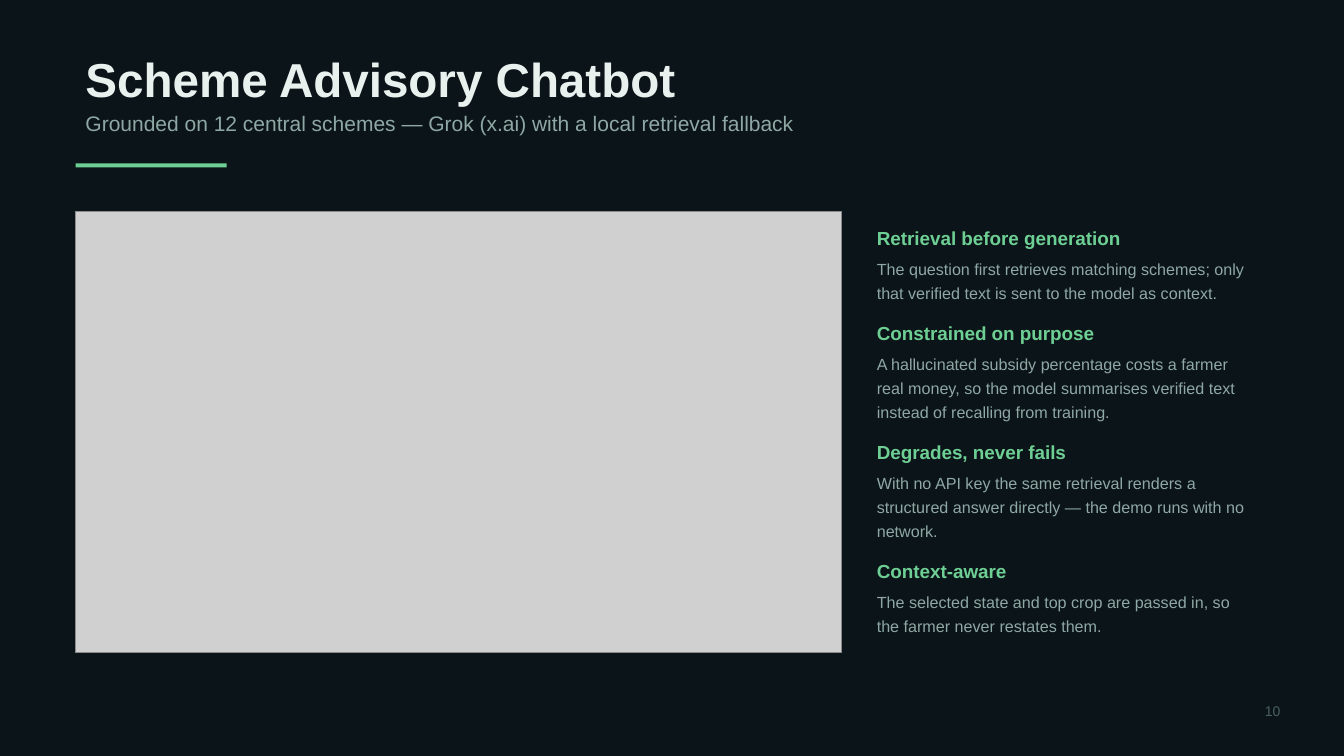
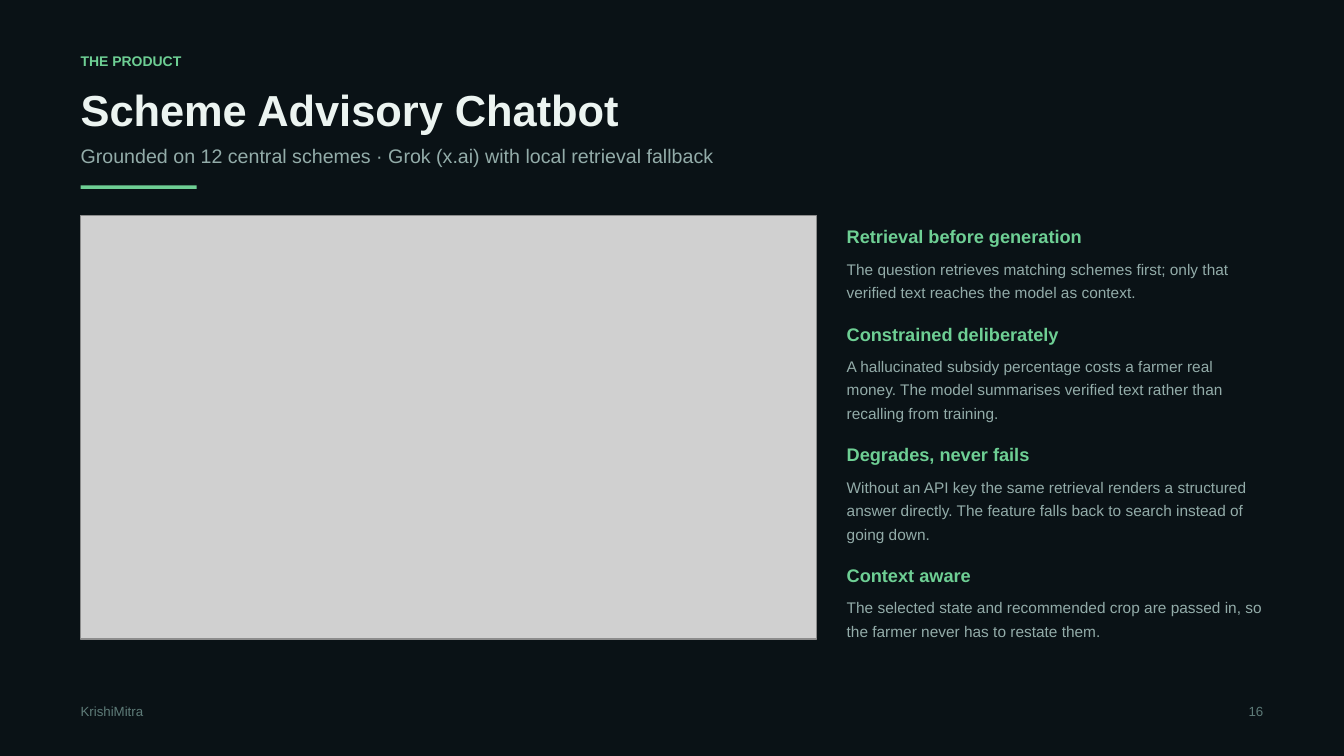
Before and after one commit to RatnamOjha/cerealia, a slide deck: slide 17 of docs/KrishiMitra_Project_Review.pptx (slide 11 before the commit). Drawn at 1344x756 pixels with LibreOffice and Linux fonts; fonts in the diff are those of the drawing; grey boxes stand for pictures. Boxes give left, top, right and bottom in pixels: in the first picture for what was removed or moved away, otherwise in the second. Text is boxed around its words. In the diff, an @@ line names an element or a change of style, - is before the commit and + after.

Commit message:
Rebuild deck around the real data; update docs
28 slides in five parts: motivation, the system, the product, validation
and future scope. Adds the data foundation, what real data changed, the
full feature set, engineering findings and how the idea scales beyond a
single farmer.

Fixed the layout on a real column grid - several columns previously ran
past the right margin and one slide overflowed the bottom edge. Every
shape is now verified inside the safe area, and estimated text height is
checked against box height.

```diff
--- a/docs/KrishiMitra_Project_Review.pptx
+++ b/docs/KrishiMitra_Project_Review.pptx
@@ rectangle at box(0, 0, 1344, 756): fill #0B1418 to #0A1216 @@
@@ text added at box(81, 56, 181, 66), 10 pt, text #6ECF94, bold @@
+THE PRODUCT
@@ text added at box(81, 94, 619, 134), 31 pt, text #ECF4F1, bold @@
+Scheme Advisory Chatbot
@@ text at box(81, 149, 714, 167): text changed; size 15 to 14 pt; text colour #8FA8A5 to #93ACA9 @@
-Scheme Advisory Chatbot
-Grounded on 12 central schemes — Grok (x.ai) with a local retrieval fallback
+Grounded on 12 central schemes · Grok (x.ai) with local retrieval fallback
@@ rectangle: place and size @@
-rectangle at box(76, 163, 227, 167)
+rectangle at box(81, 186, 197, 189)
@@ picture: place and size @@
-picture at box(76, 212, 842, 652)
+picture at box(81, 216, 817, 639)
@@ text at box(847, 230, 1082, 465): size 13.5 to 13 pt in "Retrieval before generation", "Degrades, never fails"; more space between paragraphs @@
@@ text "Retrieval before generation": place and size @@
-text "Retrieval before generation" at box(877, 231, 1244, 632)
+text "Retrieval before generation" at box(847, 230, 1261, 637)
@@ text at box(847, 264, 1228, 422): text changed; size 11.5 to 11 pt; text colour #8FA8A5 to #93ACA9 @@
-The question first retrieves matching schemes; only that verified text is sent to the model as context.
-Constrained on purpose
-A hallucinated subsidy percentage costs a farmer real money, so the model summarises verified text instead of recalling from training.
+The question retrieves matching schemes first; only that verified text reaches the model as context.
+Constrained deliberately
+A hallucinated subsidy percentage costs a farmer real money. The model summarises verified text rather than recalling from training.
@@ text at box(847, 482, 1261, 637): text changed; size 11.5 to 11 pt; text colour #8FA8A5 to #93ACA9 @@
-With no API key the same retrieval renders a structured answer directly — the demo runs with no network.
-Context-aware
-The selected state and top crop are passed in, so the farmer never restates them.
+Without an API key the same retrieval renders a structured answer directly. The feature falls back to search instead of going down.
+Context aware
+The selected state and recommended crop are passed in, so the farmer never has to restate them.
@@ text added at box(81, 706, 144, 716), 9.5 pt, text #5E7B78 @@
+KrishiMitra
@@ text added at box(1249, 707, 1264, 716), 9.5 pt, text #5E7B78 @@
+16
@@ text removed at box(1265, 706, 1281, 716) @@
-10
```
Also in this commit, not shown: 10 other slides changed, 17 slides added, 7 slides removed, 3 other files.
